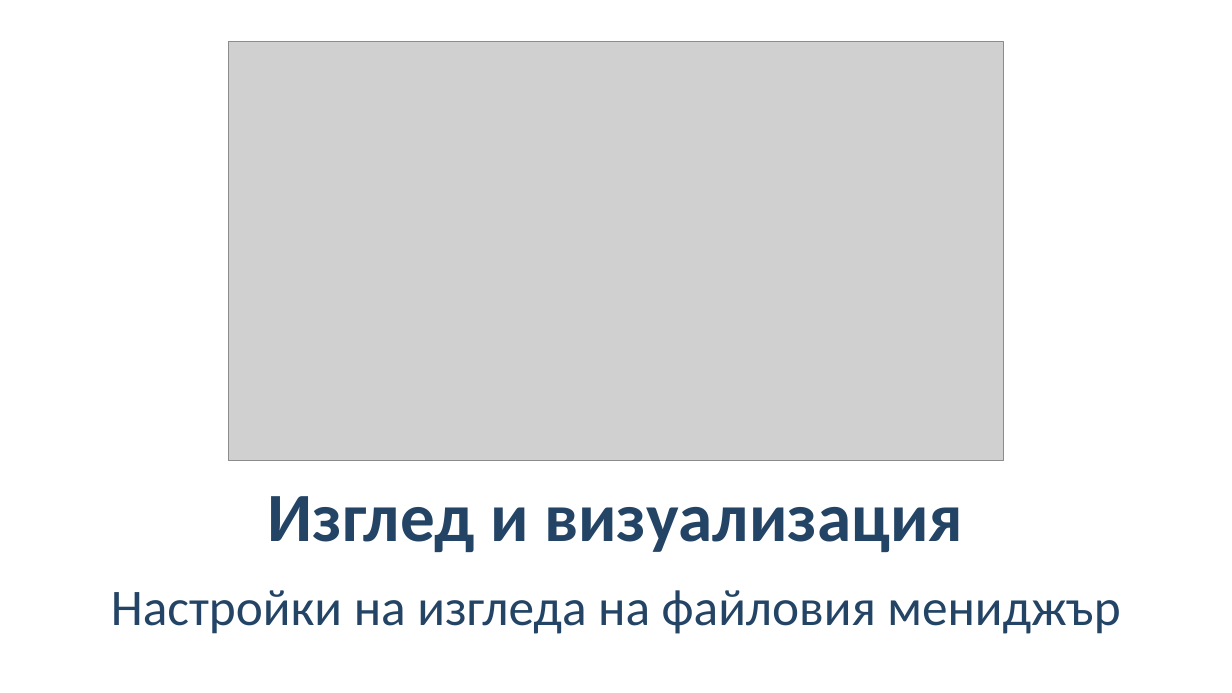
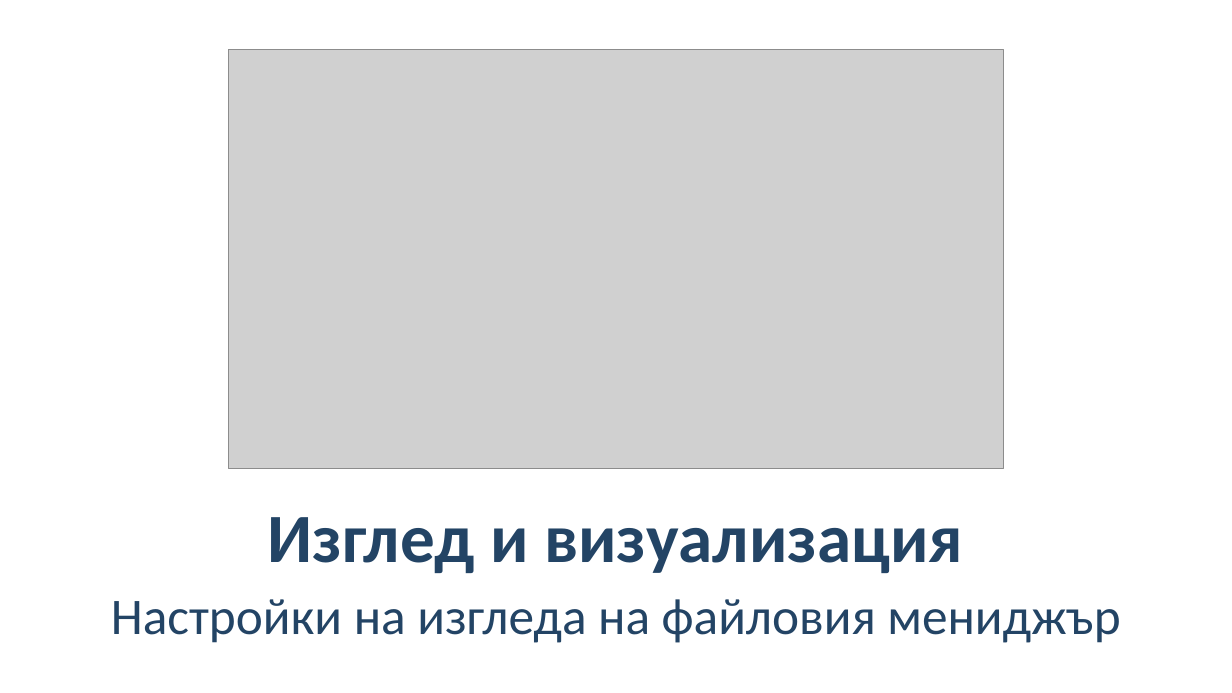
Before and after one commit to BG-IT-Edu/School-Programming, a slide deck: slide 24 of Courses/Computer-Modeling-and-IT/Computer-Modeling-and-IT-5-Class/04-File-System/04-File-System.pptx. Drawn at 1232x693 pixels with LibreOffice and Linux fonts; fonts in the diff are those of the drawing; grey boxes stand for pictures. Boxes give left, top, right and bottom in pixels: in the first picture for what was removed or moved away, otherwise in the second. Text is boxed around its words. In the diff, an @@ line names an element or a change of style, - is before the commit and + after.

```diff
--- a/Courses/Computer-Modeling-and-IT/Computer-Modeling-and-IT-5-Class/04-File-System/04-File-System.pptx
+++ b/Courses/Computer-Modeling-and-IT/Computer-Modeling-and-IT-5-Class/04-File-System/04-File-System.pptx
@@ picture: place and size @@
-picture at box(228, 42, 1004, 460)
+picture at box(228, 50, 1004, 469)
@@ title "Изглед и визуализация": place and size @@
-title "Изглед и визуализация" at box(267, 496, 963, 552)
+title "Изглед и визуализация" at box(267, 517, 963, 573)
@@ subtitle "Настройки на изгледа на файловия ...": place and size @@
-subtitle "Настройки на изгледа на файловия ..." at box(111, 590, 1120, 634)
+subtitle "Настройки на изгледа на файловия ..." at box(111, 599, 1120, 643)
```
Also in this commit, not shown: 17 other slides changed, 13 other files.
